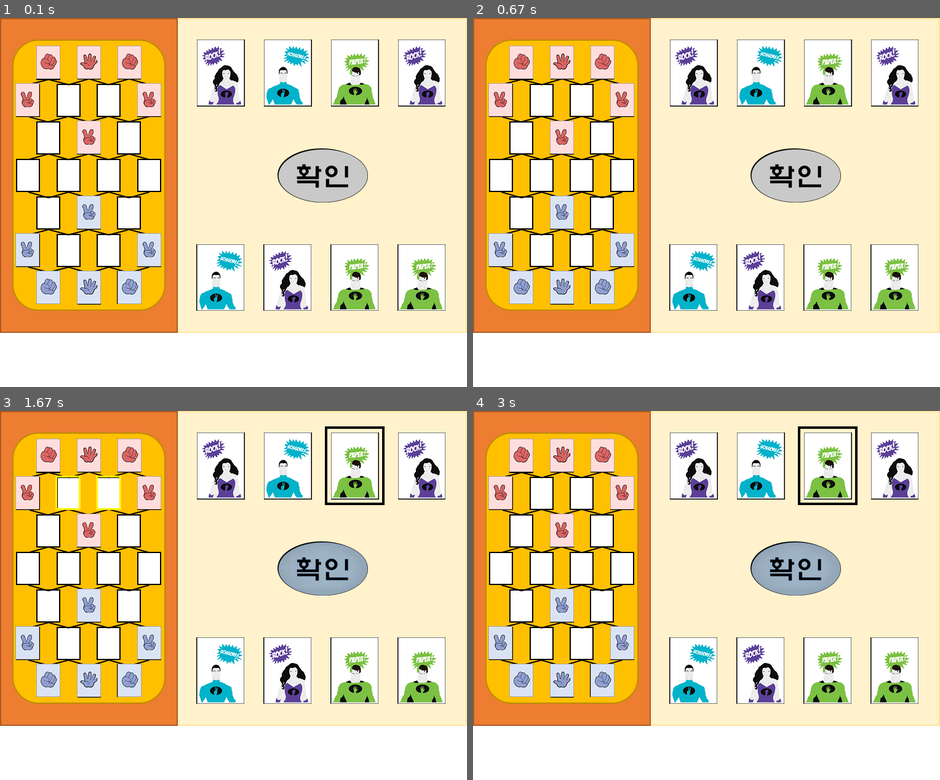
Above: before the commit, frames 1-4 (two rows, left to right).
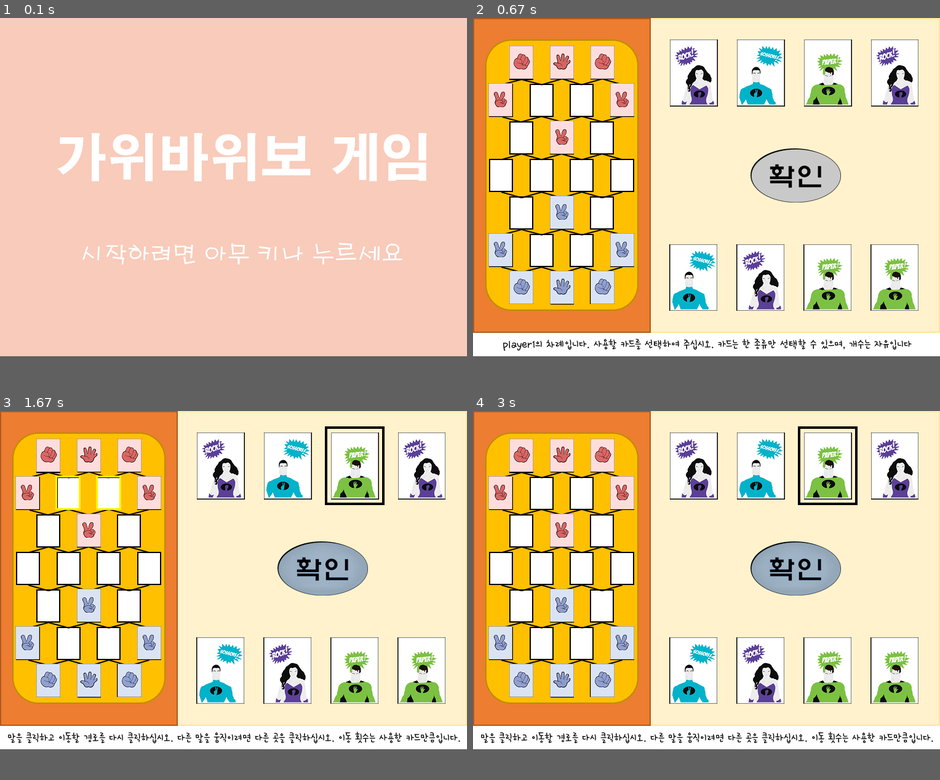
Above: after the commit, the same moments.

Repository: jseop-lim/pygame-rck
Game: pygame game, started from RCK.py
Two runs of this game, one before a commit and one after it. Both use one fixed random seed, a clock stepped at 60 frames per second and the inputs below.
Inputs (mouse positions are in pixels of both pictures, inside the frame that each line leads up to):
- Up to frame 1 (0.1 s): no input
- Up to frame 2 (0.67 s): tap Enter at 0.33 s
- Up to frame 3 (1.67 s): press the mouse at (88, 455) at 0.7 s; move the mouse to (219, 462) at 0.8 s; release the mouse at (350, 466) at 0.93 s; press the mouse at (289, 669) at 1.03 s; move the mouse to (289, 613) at 1.13 s; release the mouse at (289, 554) at 1.27 s; press the mouse at (130, 529) at 1.37 s; move the mouse to (102, 492) at 1.47 s; release the mouse at (79, 455) at 1.6 s
- Up to frame 4 (3 s): press the mouse at (580, 565) at 1.7 s; move the mouse to (608, 510) at 1.8 s; release the mouse at (641, 455) at 1.93 s; click (561, 455) at 2.05 s; press the mouse at (827, 466) at 2.37 s; move the mouse to (725, 558) at 2.47 s; release the mouse at (622, 650) at 2.6 s; press the mouse at (622, 643) at 2.7 s; move the mouse to (743, 610) at 2.8 s; release the mouse at (869, 577) at 2.93 s
The window is 759x600 before the commit and 759x550 after it. Grey fills any space a smaller window leaves; there, only what the larger window draws over its background counts as a difference.

The runs differ from the first frame. In frame 1, 91% of the frame differs, in the area x 0-100%, y 0-92%; in frame 2, 0.7%; in frame 3, 0.8%; in frame 4, 0.8%.

Commit message:
2017-05-26 backup(2): complete version

Diff:
--- a/RCK.py
+++ b/RCK.py
@@ -2,8 +2,10 @@
 from pygame.locals import *
 
 FPS = 30 # 초당 프레임
+FONTSIZE = 21
 WINDOWWIDTH = 759 # 윈도우의 너비 (이하 픽셀 단위)
-WINDOWHEIGHT = 600 # 윈도우의 높이
+WINDOWHEIGHT = 550 # 윈도우의 높이
+BOARDHEIGHT = 512
 CARDWIDTH = 77 # 카드의 너비
 CARDHEIGHT = 108 # 카드의 높이
 CARDGAPWIDTH = 32 #카드 사이의 가로 간격
@@ -17,7 +19,6 @@
 LEFTPIECEXPOS = [59, 25]
 TOPPIECEYPOS = 45
 
-
 #          R    G    B
 WHITE  = (255, 255, 255)
 BLACK  = (  0,   0,   0)
@@ -36,8 +37,13 @@
 PLAYER1 = 0
 PLAYER2 = 1
 
+TEXT1 = ['player1의 차례입니다. 사용할 카드를 선택하여 주십시오. 카드는 한 종류만 선택할 수 있으며, 개수는 자유입니다', 'player2의 차례입니다. 사용할 카드를 선택하여 주십시오. 카드는 한 종류만 선택할 수 있으며, 개수는 자유입니다']
+TEXT2 = '말을 클릭하고 이동할 경로를 다시 클릭하십시오. 다른 말을 움직이려면 다른 곳을 클릭하십시오. 이동 횟수는 사용한 카드만큼입니다.'
+HELPLIST = [TEXT1, TEXT2]
+
+
 def main():
-    global DISPLAYSURF, FPSCLOCK, BOARD, UNCLICKEDBUTTON, CLICKEDBUTTON
+    global DISPLAYSURF, FPSCLOCK, BOARD, FONT, UNCLICKEDBUTTON, CLICKEDBUTTON
     global ROCKCARD, SCISSORCARD, PAPERCARD
     global ROCKPIECE_0, SCISSORPIECE_0, PAPERPIECE_0, ROCKPIECE_1, SCISSORPIECE_1, PAPERPIECE_1
     global PLAYER1WIN, PLAYER2WIN
@@ -46,7 +52,9 @@
     FPSCLOCK = pygame.time.Clock()
     DISPLAYSURF = pygame.display.set_mode((WINDOWWIDTH, WINDOWHEIGHT))
     pygame.display.set_caption('R_C_K')
-
+    FONT = pygame.font.Font('HoonWhitecatR.ttf', FONTSIZE)
+
+    STARTSCREEN = pygame.image.load('startScreen.png')
     BOARD = pygame.image.load('board.png')
     ROCKCARD = pygame.image.load('rockCard.png')
     SCISSORCARD = pygame.image.load('scissorCard.png')
@@ -62,10 +70,10 @@
     PLAYER1WIN = pygame.image.load('player1win.png')
     PLAYER2WIN = pygame.image.load('player2win.png')
 
-    #while True:
-    #    if runGame() == False:
-    #        break
-    runGame()
+    showScreen(STARTSCREEN)
+    while True:
+        showScreen(runGame())
+
 
 def runGame():
     #
@@ -91,16 +99,7 @@
                 break
             turn = PLAYER1
 
-    while True:
-        DISPLAYSURF.blit(winningImg, (0, 0))
-        pygame.display.update()
-        FPSCLOCK.tick(FPS)
-        for event in pygame.event.get():
-            if event.type == QUIT or (event.type == KEYUP and event.key == K_ESCAPE):
-                pygame.quit()
-                sys.exit()
-            elif event.type == MOUSEBUTTONUP:
-                return
+    return winningImg
 
 
 
@@ -121,6 +120,7 @@
     pieceClicked = False # 말의 클릭 여부
     beforeMovePiece = [0, 0] # 클릭 된 말의 이동 전 좌표
     BUTTON = UNCLICKEDBUTTON
+    HELPTEXT = HELPLIST[0][player]
 
     while True: # 게임 루프
         mouseClicked = False # 마우스 클릭 여부
@@ -128,6 +128,9 @@
         DISPLAYSURF.fill(WHITE)
         DISPLAYSURF.blit(BOARD, (0, 0))
         DISPLAYSURF.blit(BUTTON, (452, 213))
+        textSurf, textRect = makeText(HELPTEXT)
+        DISPLAYSURF.blit(textSurf, textRect)
+
         drawCard(mainCards)
         showUsedCard(usedCard)
         drawPiece(mainPiece)
@@ -167,6 +170,7 @@
         if isButtonPushed(mousex, mousey) and mouseClicked: # 확인 버튼이 클릭되었을 때
             buttonPushed = True
             BUTTON = CLICKEDBUTTON
+            HELPTEXT = HELPLIST[1]
 
         piecei, piecej = getPieceAtPixel(mousex, mousey)
         if piecei != None and piecej != None and mainPiece[piecei][piecej][1] == player and buttonPushed and mainPiece[piecei][piecej][0] == firstSelection and selectedCardNum > 0: # 마우스가 올바른 말 위에 있고 말이 이동 가능할 때
@@ -199,6 +203,7 @@
         pygame.display.update()
         FPSCLOCK.tick(FPS)
 
+
 def selectRCK():
     # 가위 바위 보 중 랜덤으로 하나를 뽑는다.
     whichshape = random.randint(0, 2)
@@ -428,6 +433,14 @@
     piece[afterpiecei][afterpiecej] = piece[beforepiecei][beforepiecej]
     piece[beforepiecei][beforepiecej] = [0, 0]
 
+def makeText(text):
+    global FONT, HELPLIST
+
+    textSurf = FONT.render(text, True, BLACK, WHITE)
+    textRect = textSurf.get_rect()
+    textRect.center = (WINDOWWIDTH / 2, BOARDHEIGHT + (WINDOWHEIGHT - BOARDHEIGHT) / 2)
+    return (textSurf, textRect)
+
 def isWinner(piece, player):
     # 게임 종료를 확인한다.
     oppenentpaper = 0
@@ -438,6 +451,24 @@
     if not oppenentpaper:
         return True
 
+def showScreen(screen):
+    global DISPLAYSURF
+
+    DISPLAYSURF.blit(screen, (0, 0))
+
+    while True:
+        for event in pygame.event.get():
+            if event.type == QUIT:
+                pygame.quit()
+                sys.exit()
+            elif event.type == KEYDOWN:
+                if event.key == K_ESCAPE:
+                    pygame.quit()
+                    sys.exit()
+                return
+
+        pygame.display.update()
+        FPSCLOCK.tick(FPS)
 
 
 if __name__ == '__main__':
Binary file added: HoonWhitecatR.ttf
Not shown, changed: README.md
Binary file changed: board.png
Binary file changed: player1Win.png
Binary file changed: player2Win.png
Binary file added: startScreen.png
